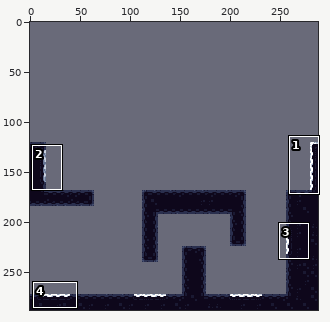
Two versions of one sprite sheet, map/ldtk/testmap/simplified/Level_0/_composite.png. The picture above shows the old version from afar; the outline marks the close-up.
Close-up. As it was:
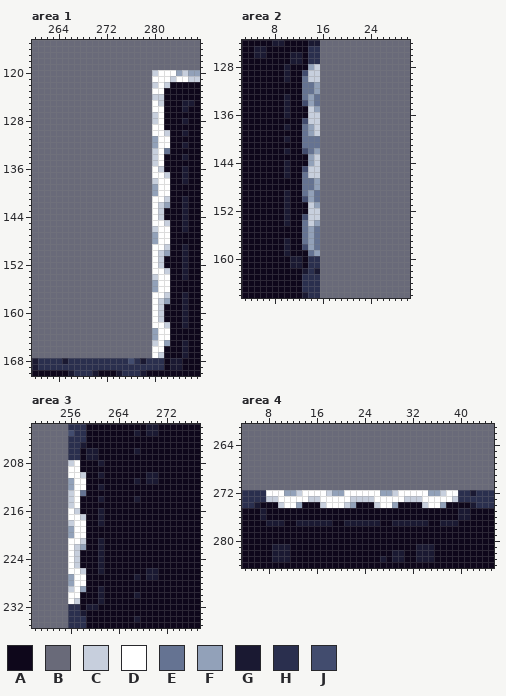
The file is 288x288 pixels. Colours within 5 levels of each other are drawn and written as one. Shown: area 1: x 260..287, y 115..170; area 2: x 3..30, y 124..166; area 3: x 250..277, y 202..235; area 4: x 4..45, y 261..284. The commit also changed other parts of the picture, which this record leaves out.
Palette (. is transparent): A #0e071b  B #696a79  C #c7cfdd  D #ffffff  E #657392  F #92a1b9  G #1a1932  H #2a2f4e  J #424c6e
The same view after the edit:
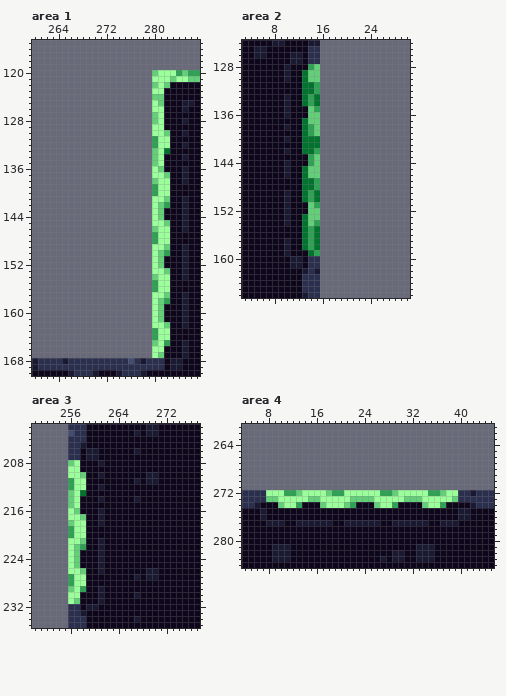
Difference:
@@ palette @@
-C #c7cfdd
+C #63cf79
-D #ffffff
+D #9bff9b
-E #657392
+E #01732e
-F #92a1b9
+F #2ea154
--- area 2
@@ x 11..15 @@
 128 AAAFC
-129 AAJCC
+129 AAECC
 130 AAECC
@@ x 11..15 @@
 133 AAEFE
-134 AAJFE
+134 AAEFE
 135 AAACF
 136 AAACC
-137 AAJCC
+137 AAECC
 138 AAEFC
@@ x 11..15 @@
 141 AAEEE
-142 AAJEF
+142 AAEEF
 143 AAAFC
 144 AAAFC
-145 AAJCC
+145 AAECC
 146 AAECC
@@ x 11..15 @@
 149 AAEFE
-150 AAJFE
+150 AAEFE
 151 AAACF
 152 AAACC
-153 AAJCC
+153 AAECC
 154 AAECF
@@ x 11..15 @@
 157 AAEFE
-158 AAJFE
+158 AAEFE
 159 AAAEF
Boxes around the changes in both close-ups, in picture pixels (x1, y1, x2, y2):
changed: (152, 70, 200, 358)
changed: (302, 64, 320, 256)
changed: (68, 460, 86, 604)
changed: (266, 490, 458, 508)
